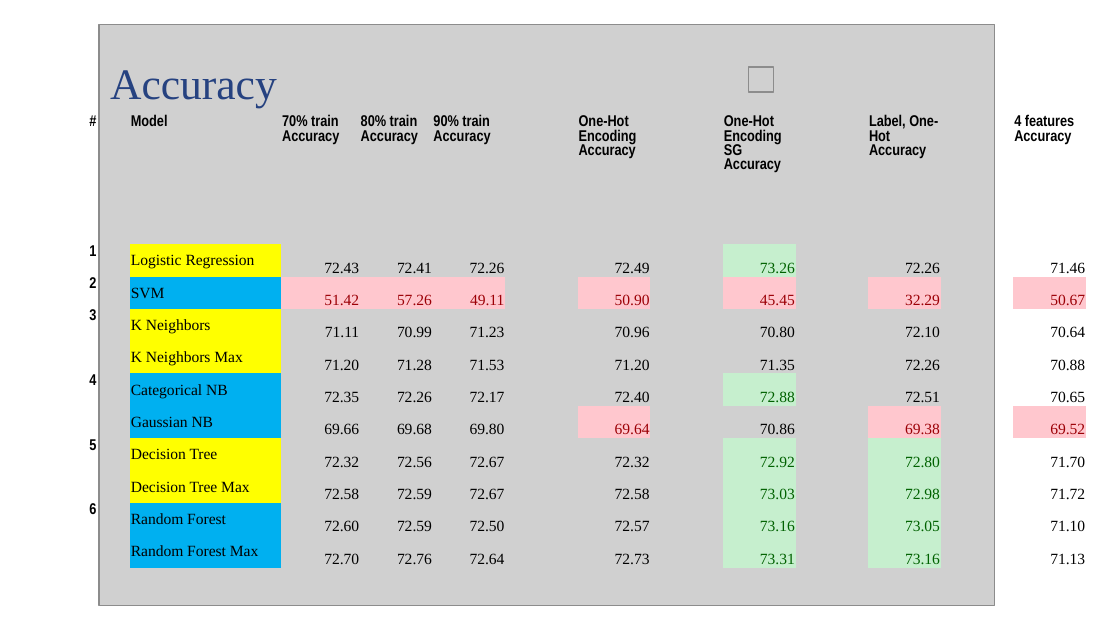
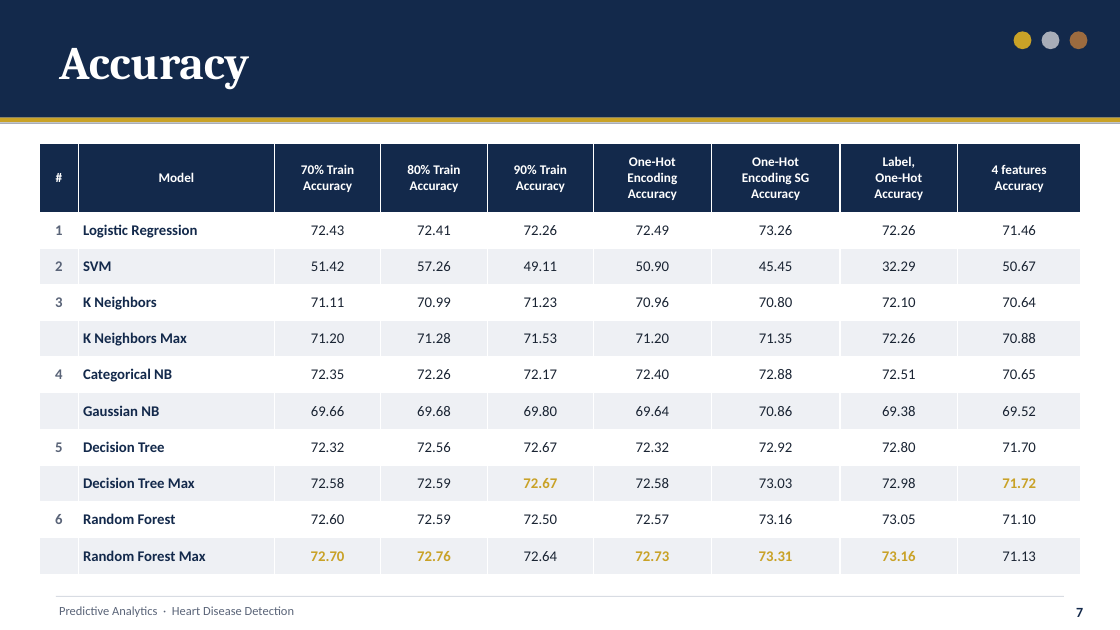
Before and after one commit to limkiankok88/Heart_disease_detection, a slide deck: slide 7 of 1. Document/1. Capstone - CTO.pptx. Drawn at 1120x630 pixels with LibreOffice and Linux fonts; fonts in the diff are those of the drawing; grey boxes stand for pictures. Boxes give left, top, right and bottom in pixels: in the first picture for what was removed or moved away, otherwise in the second. Text is boxed around its words. In the diff, an @@ line names an element or a change of style, - is before the commit and + after.

```diff
--- a/1. Document/1. Capstone - CTO.pptx
+++ b/1. Document/1. Capstone - CTO.pptx
@@ rectangle added at (0, 0, 1120, 118), fill #13294B @@
@@ text "Accuracy": place and size @@
-text "Accuracy" at (110, 70, 277, 107)
+text "Accuracy" at (59, 48, 249, 90)
@@ text "Accuracy" at (59, 48, 249, 90): size 28 to 30 pt, font Times New Roman to Cambria, text colour #264280 to #FFFFFF, bold on; more space between paragraphs; vertical alignment top to middle @@
@@ picture removed at (99, 25, 995, 606) @@
@@ ellipse added at (1014, 31, 1032, 49), fill #C9A227 @@
@@ ellipse added at (1042, 31, 1060, 49), fill #A8ADB8 @@
@@ ellipse added at (1070, 31, 1088, 49), fill #9C6B3F @@
@@ picture removed at (748, 67, 773, 92) @@
@@ rectangle added at (0, 118, 1120, 122), fill #C9A227 @@
@@ rectangle added at (0, 122, 1120, 123), fill #A8ADB8 @@
@@ table at (39, 143, 1081, 575) @@
-column 3: 70% train Accuracy | 72.43 | 51.42 | 71.11 | 71.20 | 72.35 | 69.66 | 72.32 | 72.58 | 72.60 | 72.70
-column 4: 80% train Accuracy | 72.41 | 57.26 | 70.99 | 71.28 | 72.26 | 69.68 | 72.56 | 72.59 | 72.59 | 72.76
-column 5: 90% train Accuracy | 72.26 | 49.11 | 71.23 | 71.53 | 72.17 | 69.80 | 72.67 | 72.67 | 72.50 | 72.64
-column 6:  |  |  |  |  |  |  |  |  |  | 
-column 7: One-Hot Encoding Accuracy | 72.49 | 50.90 | 70.96 | 71.20 | 72.40 | 69.64 | 72.32 | 72.58 | 72.57 | 72.73
-column 8:  |  |  |  |  |  |  |  |  |  | 
-column 9: One-Hot Encoding SG Accuracy | 73.26 | 45.45 | 70.80 | 71.35 | 72.88 | 70.86 | 72.92 | 73.03 | 73.16 | 73.31
-column 10:  |  |  |  |  |  |  |  |  |  | 
-column 11: Label, One-Hot Accuracy | 72.26 | 32.29 | 72.10 | 72.26 | 72.51 | 69.38 | 72.80 | 72.98 | 73.05 | 73.16
-column 12:  |  |  |  |  |  |  |  |  |  | 
-column 13: 4 features Accuracy | 71.46 | 50.67 | 70.64 | 70.88 | 70.65 | 69.52 | 71.70 | 71.72 | 71.10 | 71.13
+column 3: 70% Train / Accuracy | 72.43 | 51.42 | 71.11 | 71.20 | 72.35 | 69.66 | 72.32 | 72.58 | 72.60 | 72.70
+column 4: 80% Train / Accuracy | 72.41 | 57.26 | 70.99 | 71.28 | 72.26 | 69.68 | 72.56 | 72.59 | 72.59 | 72.76
+column 5: 90% Train / Accuracy | 72.26 | 49.11 | 71.23 | 71.53 | 72.17 | 69.80 | 72.67 | 72.67 | 72.50 | 72.64
+column 6: One-Hot / Encoding / Accuracy | 72.49 | 50.90 | 70.96 | 71.20 | 72.40 | 69.64 | 72.32 | 72.58 | 72.57 | 72.73
+column 7: One-Hot / Encoding SG / Accuracy | 73.26 | 45.45 | 70.80 | 71.35 | 72.88 | 70.86 | 72.92 | 73.03 | 73.16 | 73.31
+column 8: Label, / One-Hot / Accuracy | 72.26 | 32.29 | 72.10 | 72.26 | 72.51 | 69.38 | 72.80 | 72.98 | 73.05 | 73.16
+column 9: 4 features / Accuracy | 71.46 | 50.67 | 70.64 | 70.88 | 70.65 | 69.52 | 71.70 | 71.72 | 71.10 | 71.13
@@ table: place and size @@
-table at (56, 114, 1088, 568)
+table at (39, 143, 1081, 575)
@@ rectangle added at (56, 596, 1064, 597), fill #D8DCE3 @@
@@ text added at (59, 606, 294, 617), 8 pt, text #5A6478 @@
+Predictive Analytics · Heart Disease Detection
@@ text added at (1076, 608, 1083, 617), 9 pt, text #13294B, bold @@
+7
```
Also in this commit, not shown: 15 other slides changed.
